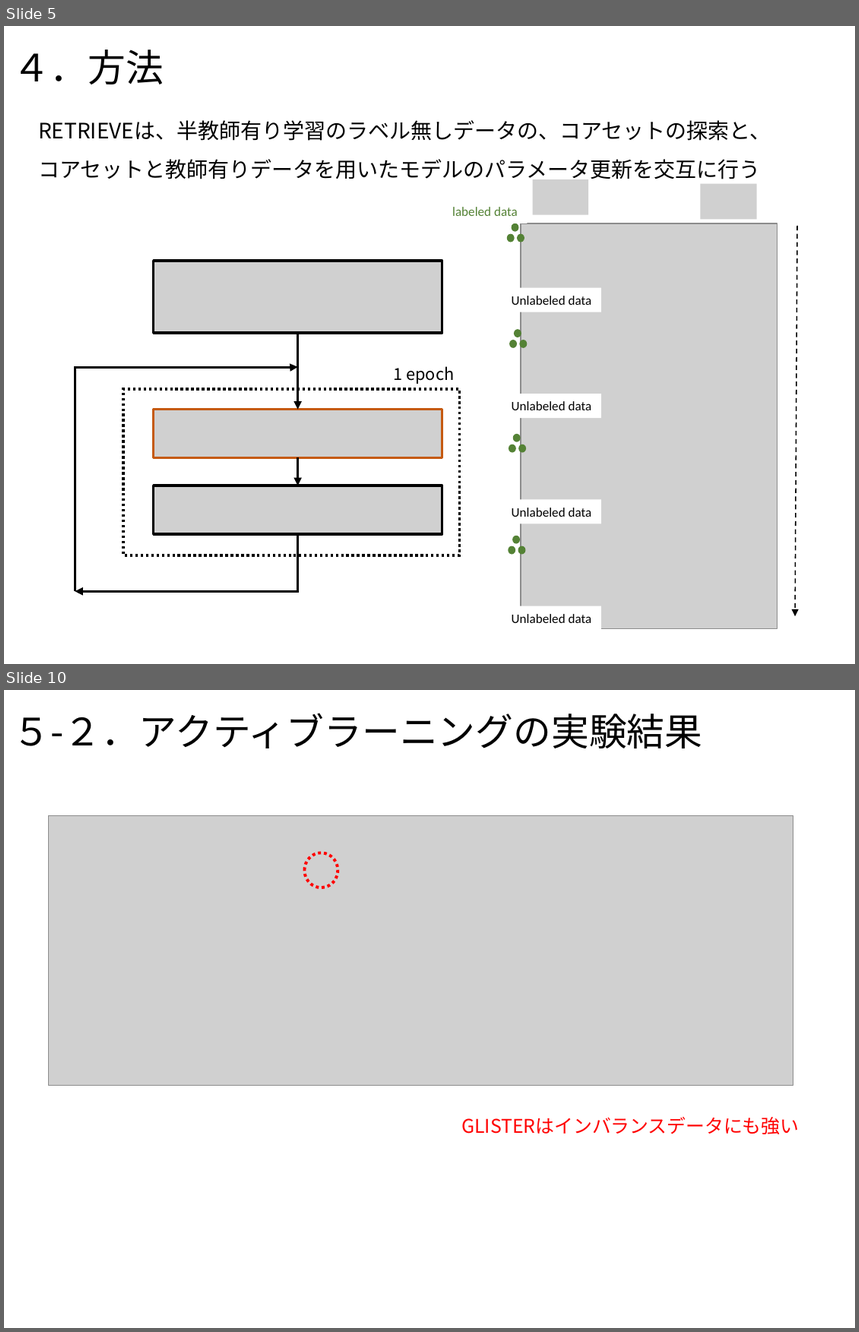
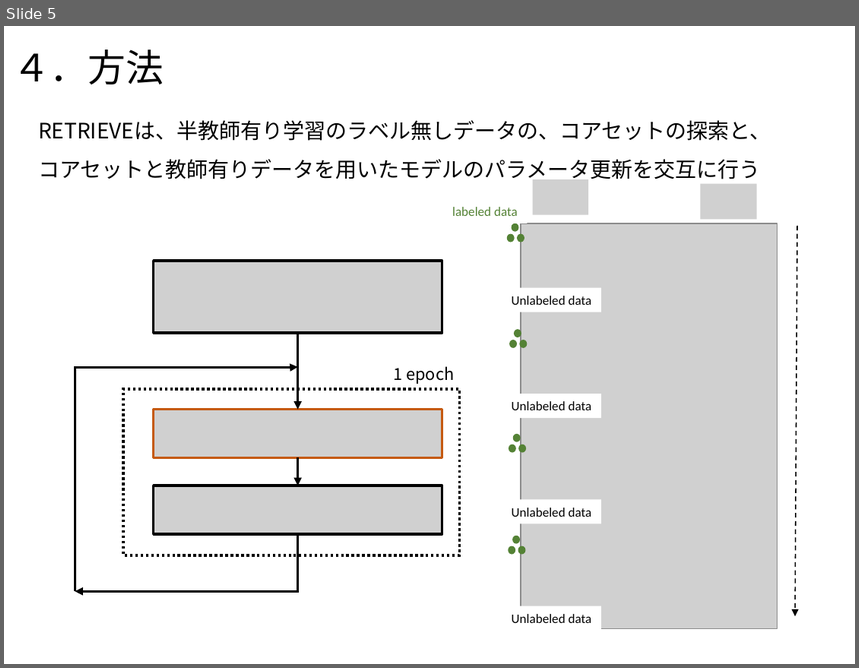
Before and after one commit to chatanisota/outwork-sc, a slide deck: RETRIEVE.pptx. Shown one above the other, each under a label of ours: slides 5 and 10 before the commit, slide 5 after it; the slides between them are not shown. The pictures are 859x1332 and 859x668 pixels, drawn with LibreOffice and Linux fonts; fonts in the diff are those of the drawing; grey boxes stand for pictures. Boxes give left, top, right and bottom in pixels: in the first picture for what was removed or moved away, otherwise in the second. Text is boxed around its words. In the diff, an @@ line names an element or a change of style, - is before the commit and + after.

```diff
--- a/RETRIEVE.pptx
+++ b/RETRIEVE.pptx
@@ slide 10 removed at [4,690,855,1328], background #FFFFFF @@
@@ title removed at [12,713,702,749] @@
-５-２．アクティブラーニングの実験結果
@@ picture removed at [48,816,793,1086] @@
@@ ellipse removed at [304,853,338,888] @@
@@ text removed at [462,1117,799,1135] @@
-GLISTERはインバランスデータにも強い
```
Also in this commit, not shown: 3 slides changed, 4 slides added, 3 other slides removed.
